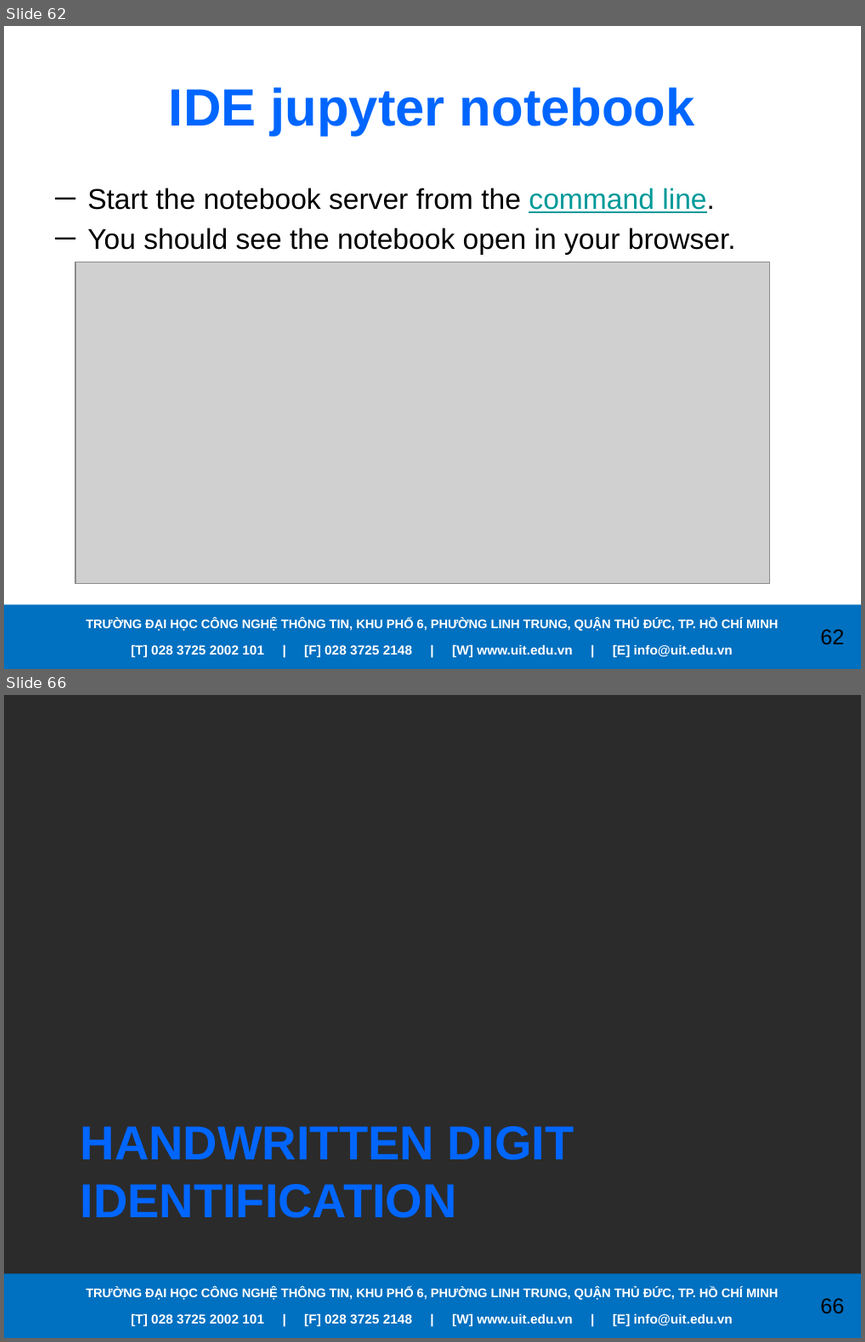
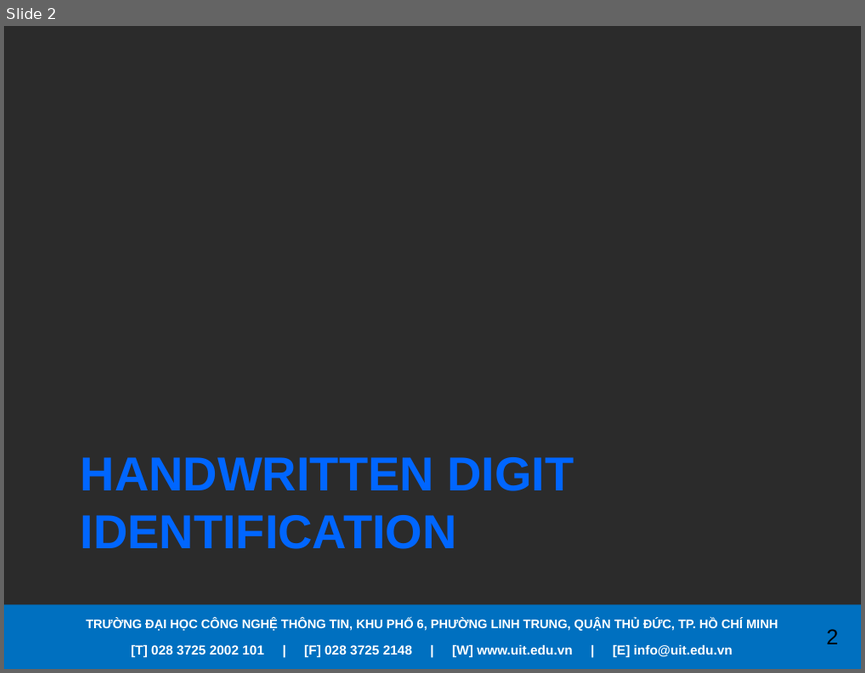
Before and after one commit to RanChiVo/MNIST-with-kNN, a slide deck: Presentation.pptx. Shown one above the other, each under a label of ours: slides 62 and 66 before the commit, slide 2 after it; the slides between them are not shown. The pictures are 865x1342 and 865x673 pixels, drawn with LibreOffice and Linux fonts; fonts in the diff are those of the drawing; grey boxes stand for pictures; background and template pictures are left out; a plain dark background stands for a picture behind light text. Boxes give left, top, right and bottom in pixels: in the first picture for what was removed or moved away, otherwise in the second. Text is boxed around its words. In the diff, an @@ line names an element or a change of style, - is before the commit and + after.

```diff
--- a/Presentation.pptx
+++ b/Presentation.pptx
@@ slide 62 removed at bbox=[4, 26, 861, 669], background picture (left out); not listed: 4 template elements that a slide beside it also shows @@
@@ title removed at bbox=[169, 87, 695, 136] @@
-IDE jupyter notebook
@@ text removed at bbox=[87, 188, 736, 255] @@
-─ Start the notebook server from the command line.
-─ You should see the notebook open in your browser.
@@ picture removed at bbox=[75, 261, 769, 583] @@
@@ what was slide 66 is now slide 2 @@
@@ page number at bbox=[826, 629, 838, 644]: text changed @@
-66
+2
```
Also in this commit, not shown: 1 slide added, 63 other slides removed.
